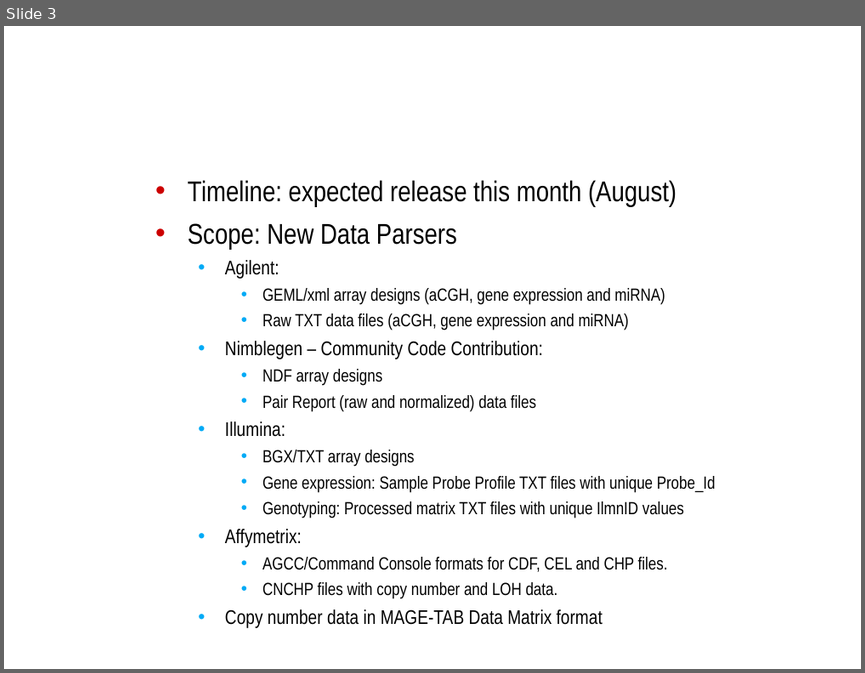
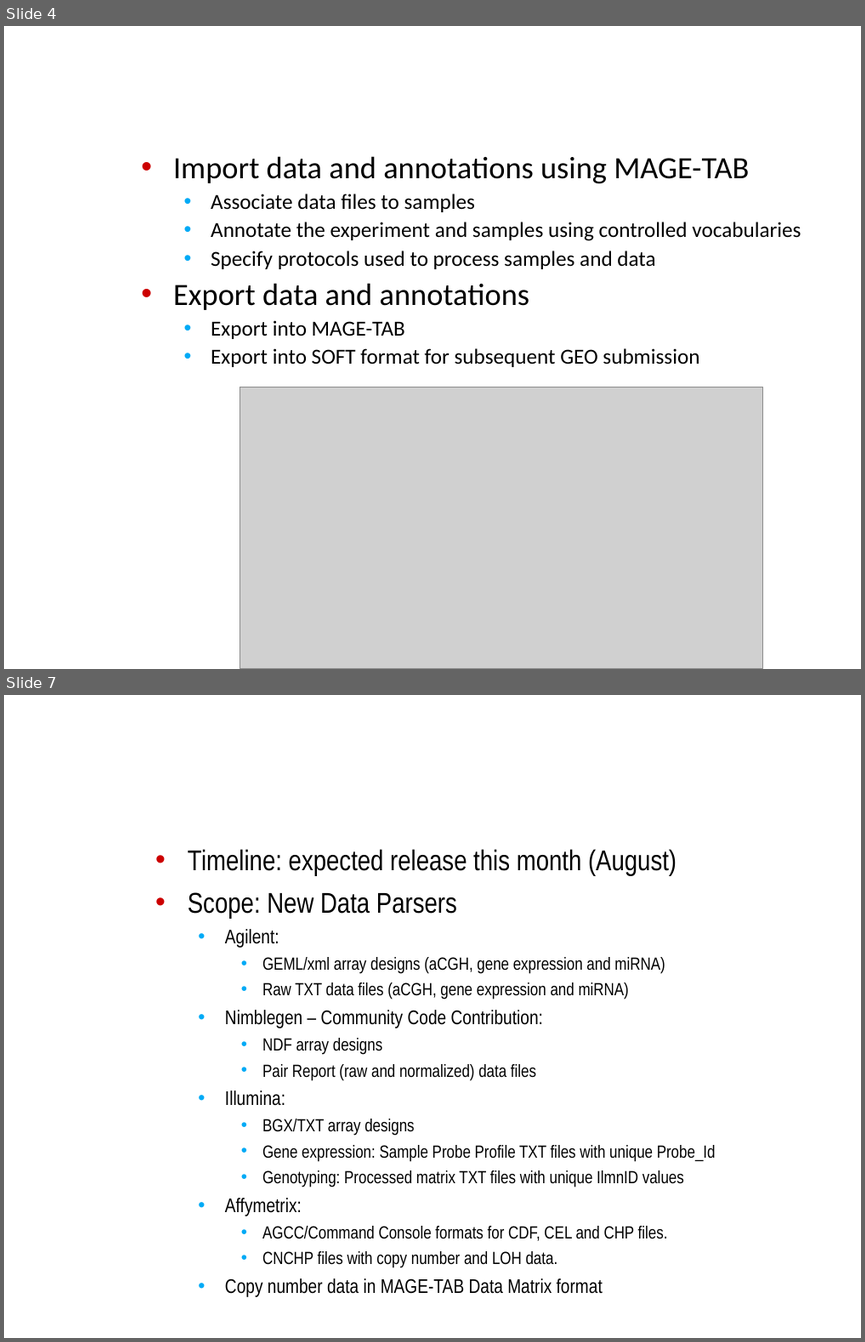
Before and after one commit to NCIP/caarray-docs, a slide deck: project_management/open_meetings/ICR_WS_Meeting_2010_08_11.ppt. Shown one above the other, each under a label of ours: slide 3 before the commit, slides 4 and 7 after it; the slides between them are not shown. The pictures are 865x673 and 865x1342 pixels, drawn with LibreOffice and Linux fonts; fonts in the diff are those of the drawing; grey boxes stand for pictures; background and template pictures are left out. Boxes give left, top, right and bottom in pixels: in the first picture for what was removed or moved away, otherwise in the second. Text is boxed around its words. In the diff, an @@ line names an element or a change of style, - is before the commit and + after.

```diff
--- a/project_management/open_meetings/ICR_WS_Meeting_2010_08_11.ppt
+++ b/project_management/open_meetings/ICR_WS_Meeting_2010_08_11.ppt
@@ slide 4 added at (x1=4, y1=26, x2=861, y2=669), background picture (left out) @@
@@ title added at (x1=154, y1=26, x2=846, y2=154), 32 pt, text #FFFFFF, bold @@
+Import and Export in caArray
@@ text added at (x1=173, y1=156, x2=800, y2=367), 18 pt, text #000000 @@
+• Import data and annotations using MAGE-TAB
+  • Associate data files to samples
+  • Annotate the experiment and samples using controlled vocabularies
+  • Specify protocols used to process samples and data
+• Export data and annotations
+  • Export into MAGE-TAB
+  • Export into SOFT format for subsequent GEO submission
@@ picture added at (x1=239, y1=386, x2=762, y2=669) @@
@@ what was slide 3 is now slide 7 @@
```
Also in this commit, not shown: 1 slide changed, 3 other slides added.
